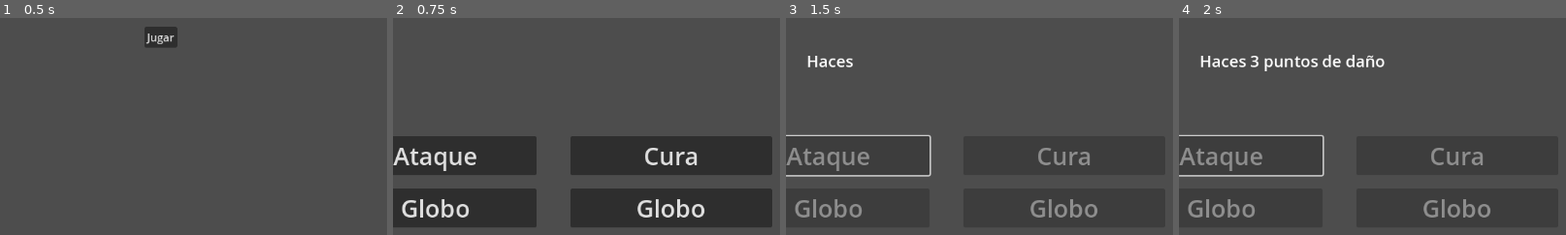
Above: before the commit, frames 1-4 (left to right).
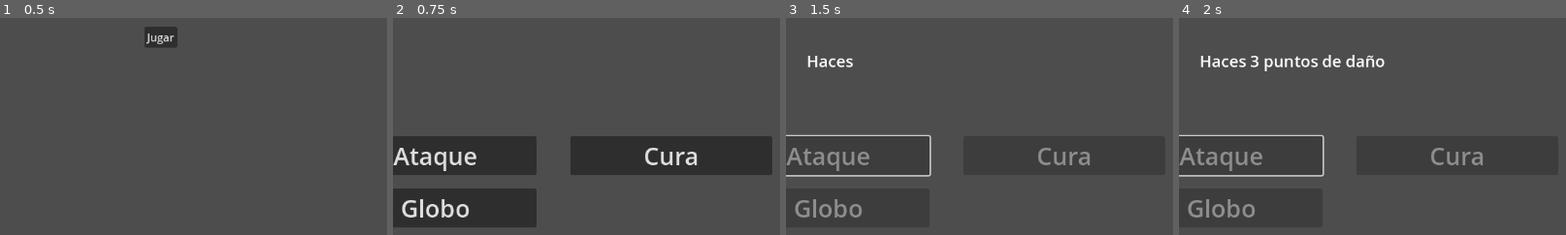
Above: after the commit, the same moments.

Repository: t0m45DEV/skidaddle-skidoodle
Game: Godot game, scene res://Menus/main_menu.tscn
Two runs of this game, one before a commit and one after it. Both use one fixed random seed, a clock stepped at 60 frames per second and the inputs below. The engine's default icon, where the game draws it, is replaced by a stand-in: a white triangle on a blue panel in a dark square.
Inputs:
- Up to frame 1 (0.5 s): no input
- Up to frame 2 (0.75 s): click "Jugar" at 0.5 s
- Up to frame 3 (1.5 s): click "Ataque" at 1.25 s
- Up to frame 4 (2 s): no input
The pictures show only the part of the screen within x 29-79%, y 46-96%; the shares and areas given below are measured in that part.

Frame 1 is identical in both runs. In frame 2, 9.2% of the frame differs, in the area x 45-98%, y 78-97%; in frame 3, 0.6%; in frame 4, 0.6%.

Commit message:
En la tienda te podes eliminar objetos

Diff:
--- a/project/doodler/Globals/inventory.gd
+++ b/project/doodler/Globals/inventory.gd
@@ -1,6 +1,8 @@
 extends Node
 
-var inventoryArray : Array[Object_Data] = []
+var inventoryArray : Array[Object_Data] = [
+	ResourceLoader.load("res://Objects/globo.tres")
+]
 
 func empty_inventory() -> void:
 	inventoryArray = []
--- /dev/null
+++ b/project/doodler/Menus/shop_button.gd
@@ -0,0 +1,14 @@
+class_name Shop_Button
+extends Button
+
+signal send_data(data : Object_Data)
+
+var data : Object_Data
+
+func _on_pressed() -> void:
+	self.visible = false
+	send_data.emit(self.data)
+
+func update_data(new_data : Object_Data) -> void:
+	self.data = new_data
+	self.set_button_icon(self.data.texture)
--- /dev/null
+++ b/project/doodler/Menus/shop_button.tscn
@@ -0,0 +1,10 @@
+[gd_scene load_steps=3 format=3 uid="uid://8kobhpnvg82g"]
+
+[ext_resource type="Theme" uid="uid://de5w4yfr8tf5e" path="res://Style.tres" id="1_bfbe4"]
+[ext_resource type="Script" uid="uid://d2my5v0yijaph" path="res://Menus/shop_button.gd" id="2_dkp28"]
+
+[node name="ShopButton" type="Button"]
+theme = ExtResource("1_bfbe4")
+script = ExtResource("2_dkp28")
+
+[connection signal="pressed" from="." to="." method="_on_pressed"]
--- a/project/doodler/Menus/tienda.gd
+++ b/project/doodler/Menus/tienda.gd
@@ -11,13 +11,23 @@
 
 	for button in shop_options.get_children():
 		var obj : Object_Data = all_objects.pick_random()
-		button.set_button_icon(obj.texture)
-		all_objects.erase(obj)
+		button.update_data(obj)
+		#all_objects.erase(obj)
 
-	for i in range(Inventory.inventoryArray.size()):
+	for i in range($VBoxContainer2/HBoxContainer2.get_children().size()):
 		var i_button : Button = $VBoxContainer2/HBoxContainer2.get_child(i)
-		var icon : Texture2D = Inventory.inventoryArray[i].texture
-		i_button.set_button_icon(icon)
+
+		if i < Inventory.inventoryArray.size():
+			i_button.update_data(Inventory.inventoryArray[i])
+		else:
+			i_button.visible = false
 
 func _on_button_pressed() -> void:
 	get_tree().change_scene_to_file("res://Scenes/combat.tscn")
+
+func _on_shop_button_send_data(data: Object_Data) -> void:
+	if Inventory.inventoryArray.size() < 2:
+		Inventory.inventoryArray.append(data)
+
+func _on_inventory_button_send_data(data: Object_Data) -> void:
+	Inventory.inventoryArray.erase(data)
--- a/project/doodler/Menus/tienda.tscn
+++ b/project/doodler/Menus/tienda.tscn
@@ -1,7 +1,8 @@
-[gd_scene load_steps=5 format=3 uid="uid://dth42a13t3cv3"]
+[gd_scene load_steps=6 format=3 uid="uid://dth42a13t3cv3"]
 
 [ext_resource type="Script" uid="uid://b7upwrk2qhasd" path="res://Menus/tienda.gd" id="1_n81as"]
 [ext_resource type="Theme" uid="uid://de5w4yfr8tf5e" path="res://Style.tres" id="2_e028t"]
+[ext_resource type="PackedScene" uid="uid://8kobhpnvg82g" path="res://Menus/shop_button.tscn" id="3_p0k1f"]
 
 [sub_resource type="Gradient" id="Gradient_e028t"]
 colors = PackedColorArray(0, 1, 0, 1, 0, 1, 1, 1)
@@ -86,17 +87,14 @@
 layout_mode = 2
 size_flags_horizontal = 4
 
-[node name="Button" type="Button" parent="VBoxContainer2/HBoxContainer"]
+[node name="ShopButton" parent="VBoxContainer2/HBoxContainer" instance=ExtResource("3_p0k1f")]
 layout_mode = 2
-theme = ExtResource("2_e028t")
 
-[node name="Button2" type="Button" parent="VBoxContainer2/HBoxContainer"]
+[node name="ShopButton2" parent="VBoxContainer2/HBoxContainer" instance=ExtResource("3_p0k1f")]
 layout_mode = 2
-theme = ExtResource("2_e028t")
 
-[node name="Button3" type="Button" parent="VBoxContainer2/HBoxContainer"]
+[node name="ShopButton3" parent="VBoxContainer2/HBoxContainer" instance=ExtResource("3_p0k1f")]
 layout_mode = 2
-theme = ExtResource("2_e028t")
 
 [node name="Label2" type="Label" parent="VBoxContainer2"]
 layout_mode = 2
@@ -108,12 +106,15 @@
 layout_mode = 2
 size_flags_horizontal = 4
 
-[node name="Button" type="Button" parent="VBoxContainer2/HBoxContainer2"]
+[node name="ShopButton" parent="VBoxContainer2/HBoxContainer2" instance=ExtResource("3_p0k1f")]
 layout_mode = 2
-theme = ExtResource("2_e028t")
 
-[node name="Button2" type="Button" parent="VBoxContainer2/HBoxContainer2"]
+[node name="ShopButton2" parent="VBoxContainer2/HBoxContainer2" instance=ExtResource("3_p0k1f")]
 layout_mode = 2
-theme = ExtResource("2_e028t")
 
 [connection signal="pressed" from="Button" to="." method="_on_button_pressed"]
+[connection signal="send_data" from="VBoxContainer2/HBoxContainer/ShopButton" to="." method="_on_shop_button_send_data"]
+[connection signal="send_data" from="VBoxContainer2/HBoxContainer/ShopButton2" to="." method="_on_shop_button_send_data"]
+[connection signal="send_data" from="VBoxContainer2/HBoxContainer/ShopButton3" to="." method="_on_shop_button_send_data"]
+[connection signal="send_data" from="VBoxContainer2/HBoxContainer2/ShopButton" to="." method="_on_inventory_button_send_data"]
+[connection signal="send_data" from="VBoxContainer2/HBoxContainer2/ShopButton2" to="." method="_on_inventory_button_send_data"]
--- a/project/doodler/Scenes/player_sprite_2D.gd
+++ b/project/doodler/Scenes/player_sprite_2D.gd
@@ -5,13 +5,7 @@
 	self.abilities.append(ability)
 
 func _ready() -> void:
-	var item : Object_Data = ResourceLoader.load("res://Objects/globo.tres")
-	Inventory.add_item(item)
-
-	var item2 : Object_Data = ResourceLoader.load("res://Objects/nariz_payaso.tres")
-	Inventory.add_item(item2)
-
-	for i_item in Inventory.inventoryArray:
-		add_ability(item)
+	for ability in Inventory.inventoryArray:
+		self.abilities.append(ability)
 
 	super._ready()
Not shown, added: project/doodler/Menus/shop_button.gd.uid
